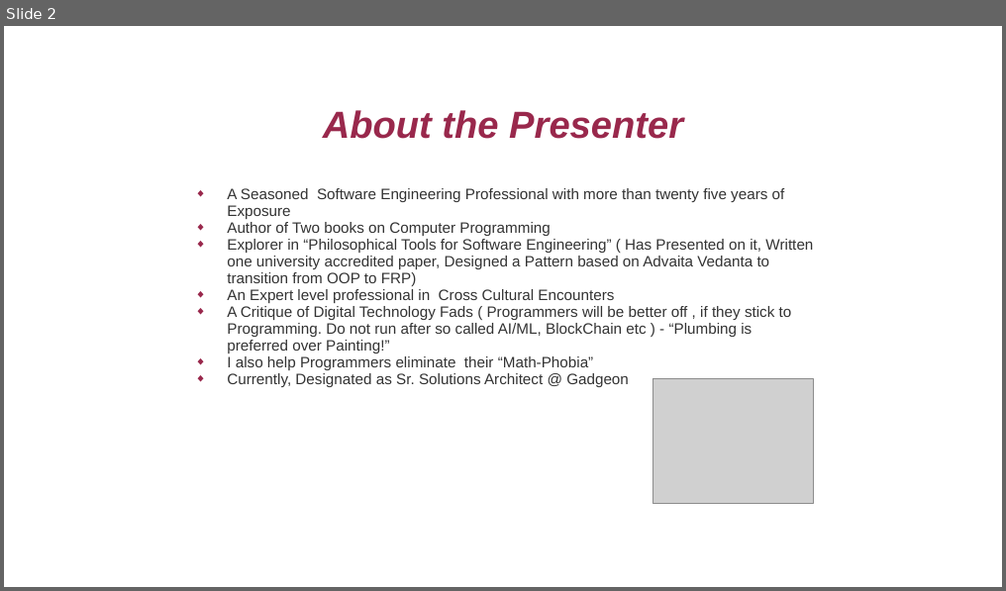
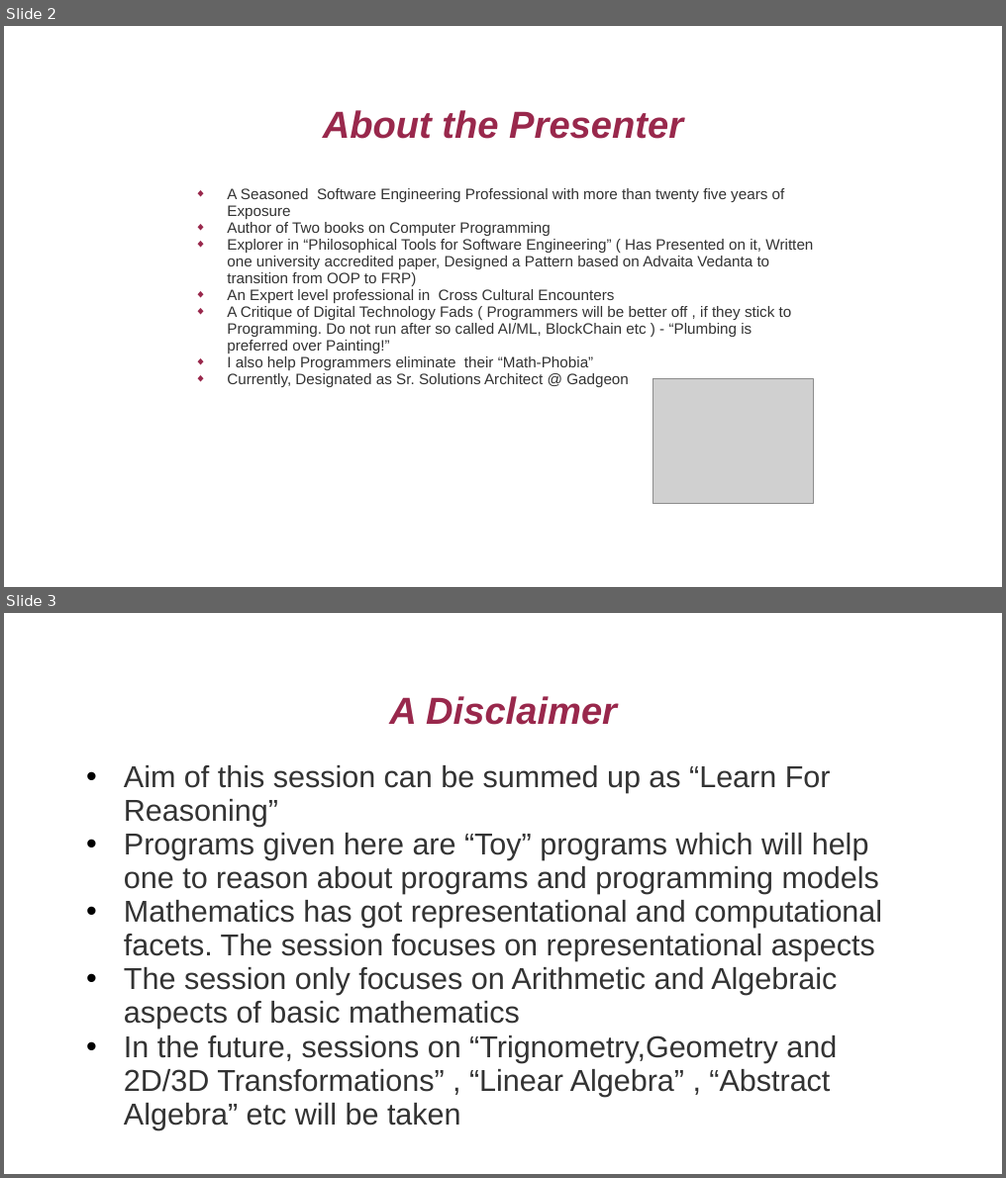
Before and after one commit to praseedpai/ElementaryMathForProgrammingSeries, a slide deck: AlgebraNArith/MathProgrammingAlgebra.pptx. Shown one above the other, each under a label of ours: slide 2 before the commit, slides 2 and 3 after it. The pictures are 1006x591 and 1006x1178 pixels, drawn with LibreOffice and Linux fonts; fonts in the diff are those of the drawing; grey boxes stand for pictures; background and template pictures are left out. Boxes give left, top, right and bottom in pixels: in the first picture for what was removed or moved away, otherwise in the second. Text is boxed around its words. In the diff, an @@ line names an element or a change of style, - is before the commit and + after.

```diff
--- a/AlgebraNArith/MathProgrammingAlgebra.pptx
+++ b/AlgebraNArith/MathProgrammingAlgebra.pptx
@@ slide 3 added at (4,613,1002,1174), background picture (left out) @@
@@ title added at (389,696,617,725), 36.3 pt, text #99284C, bold, italic @@
+A Disclaimer
@@ text added at (124,765,882,1130), 29 pt, text #333333 @@
+• Aim of this session can be summed up as “Learn For Reasoning”
+• Programs given here are “Toy” programs which will help one to reason about programs and programming models
+• Mathematics has got representational and computational facets. The session focuses on representational aspects
+• The session only focuses on Arithmetic and Algebraic aspects of basic mathematics
+• In the future, sessions on “Trignometry,Geometry and 2D/3D Transformations” , “Linear Algebra” , “Abstract Algebra” etc will be taken
```
Also in this commit, not shown: 1 other file.
